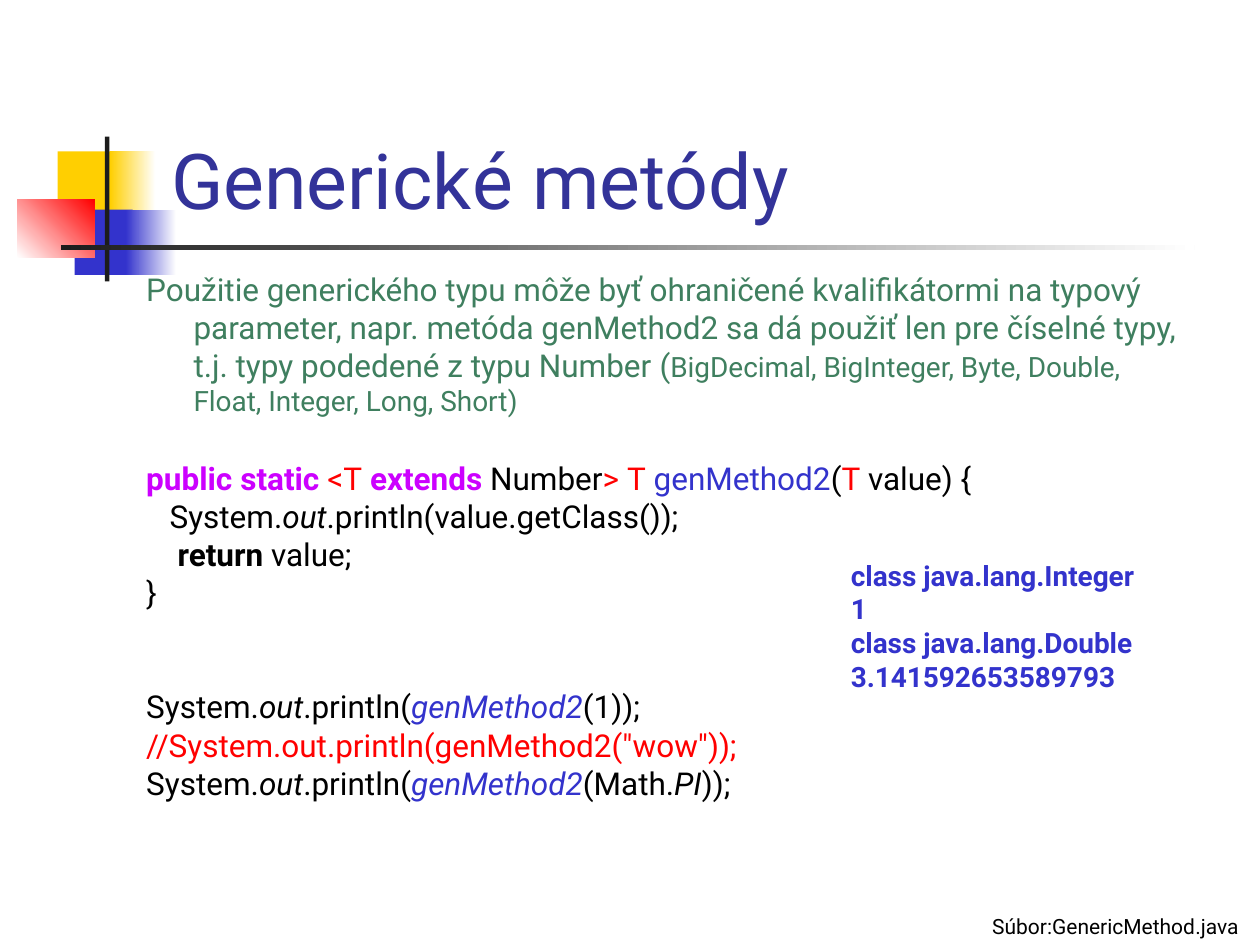
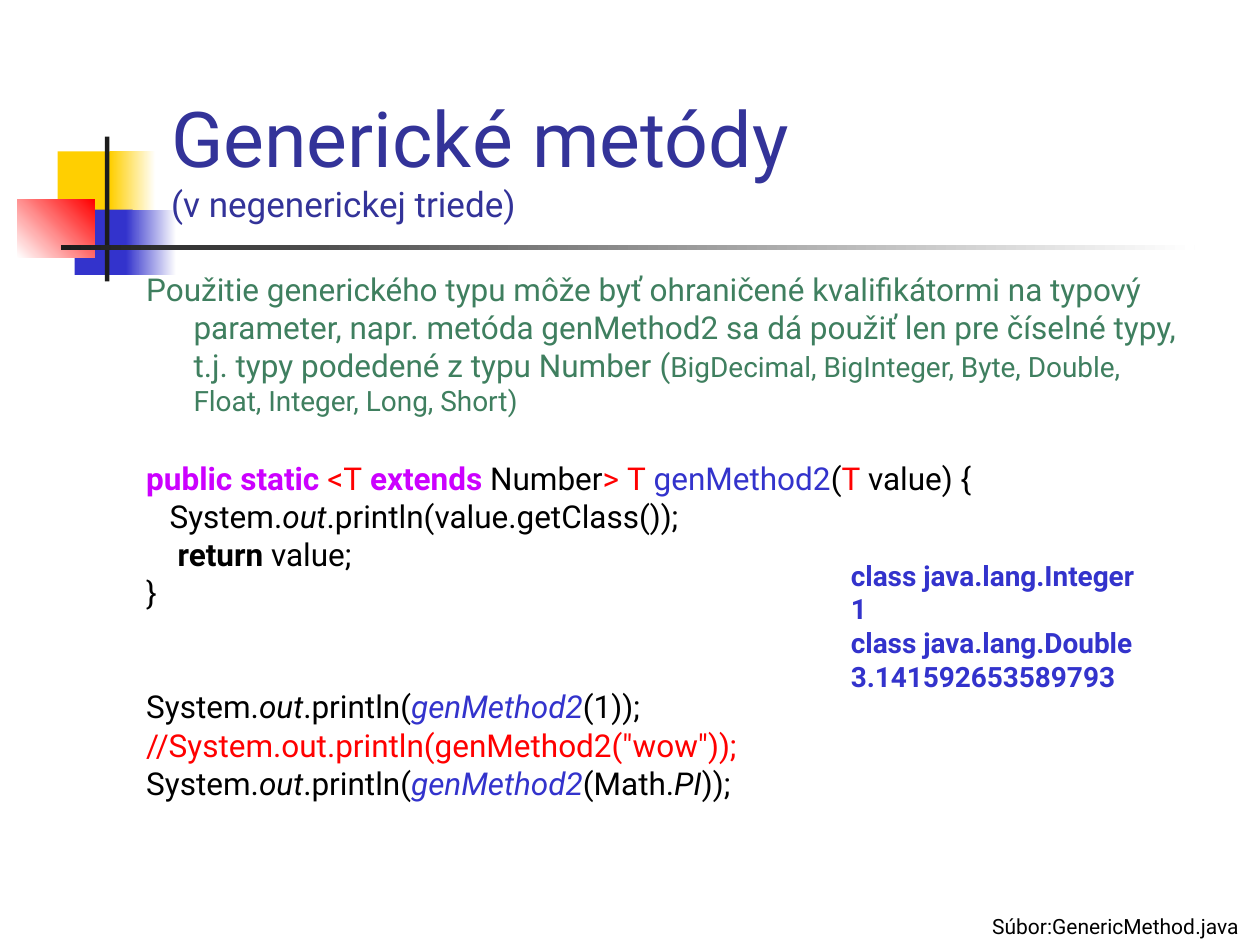
Before and after one commit to Programovanie4/Prednasky, a slide deck: slide 23 of 05/05_java.ppt (slide 25 before the commit). Drawn at 1260x945 pixels with LibreOffice and Linux fonts; fonts in the diff are those of the drawing. Boxes give left, top, right and bottom in pixels: in the first picture for what was removed or moved away, otherwise in the second. Text is boxed around its words. In the diff, an @@ line names an element or a change of style, - is before the commit and + after.

```diff
--- a/05/05_java.ppt
+++ b/05/05_java.ppt
@@ title at (171,109,788,225): text changed; size 44 to 20 pt @@
-Generické metódy
+Generické metódy
+(v negenerickej triede)
```
Also in this commit, not shown: 3 other slides changed, 3 slides added, 4 slides removed, 1 other file.
